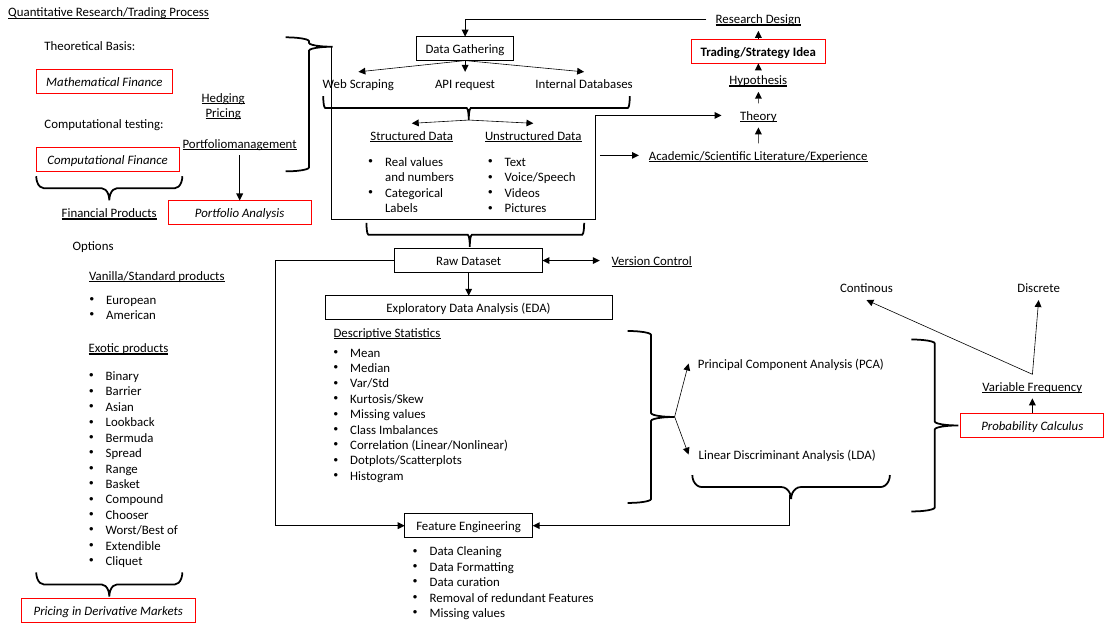
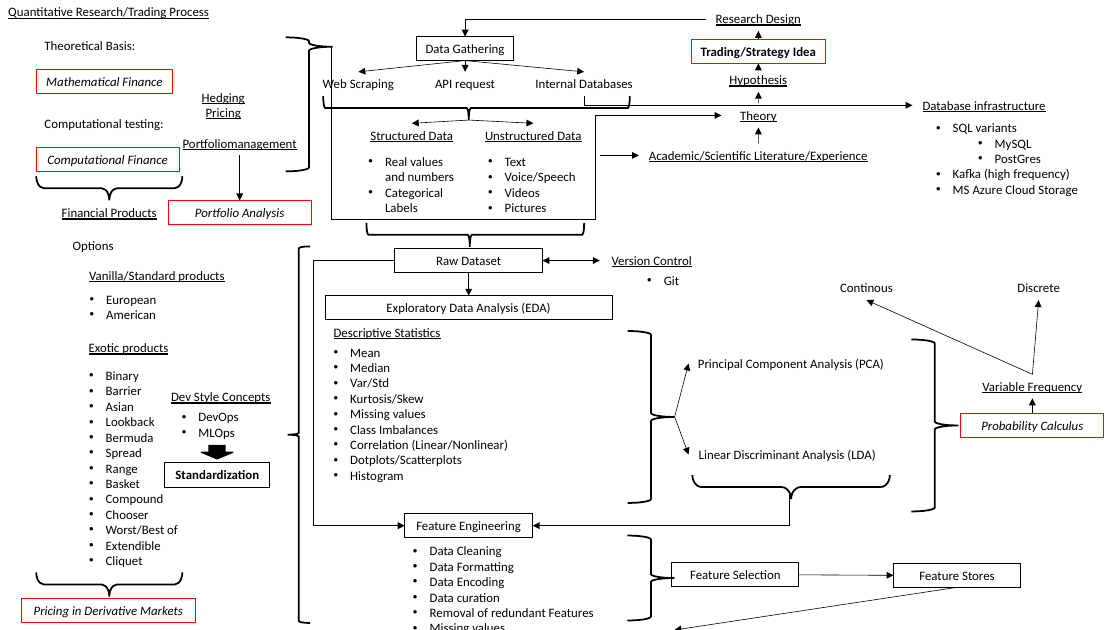
Before and after one commit to RobertHennings/MasterQuantFinanceCAU_Courses_Projects, a slide deck: slide 1 of QuantitativeResearchTradingProcess.pptx. Drawn at 1120x630 pixels with LibreOffice and Linux fonts; fonts in the diff are those of the drawing. Boxes give left, top, right and bottom in pixels: in the first picture for what was removed or moved away, otherwise in the second. Text is boxed around its words. In the diff, an @@ line names an element or a change of style, - is before the commit and + after.

```diff
--- a/QuantitativeResearchTradingProcess.pptx
+++ b/QuantitativeResearchTradingProcess.pptx
@@ elbow arrow added from (584, 96) to (912, 105), #000000 0.5 pt @@
@@ text added at (x1=923, y1=101, x2=1046, y2=112), 11 pt, text #000000, underline @@
+Database infrastructure
@@ text added at (x1=953, y1=123, x2=1078, y2=197), 11 pt, text #000000 @@
+• SQL variants
+  • MySQL
+  • PostGres
+• Kafka (high frequency)
+• MS Azure Cloud Storage
@@ right brace added at (x1=287, y1=246, x2=310, y2=623), outline #000000 1.5 pt @@
@@ elbow arrow (395, 260) - (405, 526): route changed @@
@@ text added at (x1=664, y1=276, x2=679, y2=285), 11 pt, text #000000 @@
+• Git
@@ text added at (x1=171, y1=392, x2=270, y2=404), 11 pt, text #000000, underline @@
+Dev Style Concepts
@@ text added at (x1=198, y1=412, x2=238, y2=439), 11 pt, text #000000 @@
+• DevOps
+• MLOps
@@ down arrow added at (x1=201, y1=445, x2=233, y2=459), fill #000000, outline #000000 1 pt @@
@@ rectangle added at (x1=165, y1=463, x2=270, y2=487), outline #000000 0.75 pt, 11 pt, text #000000, bold @@
+Standardization
@@ right brace added at (x1=628, y1=536, x2=675, y2=621), outline #000000 1.5 pt @@
@@ rectangle added at (x1=672, y1=563, x2=799, y2=587), outline #000000 0.75 pt, 11 pt, text #000000 @@
+Feature Selection
@@ rectangle added at (x1=894, y1=564, x2=1021, y2=588), outline #000000 0.75 pt, 11 pt, text #000000 @@
+Feature Stores
@@ text at (x1=430, y1=577, x2=505, y2=588): paragraph added @@
+• Data Encoding
@@ arrow added from (957, 587) to (675, 630), #000000 0.5 pt @@
@@ arrow added from (799, 575) to (894, 576), #000000 0.5 pt @@
```
Also in this commit, not shown: 3 other slides changed, 1 slide added, 16 other files.
